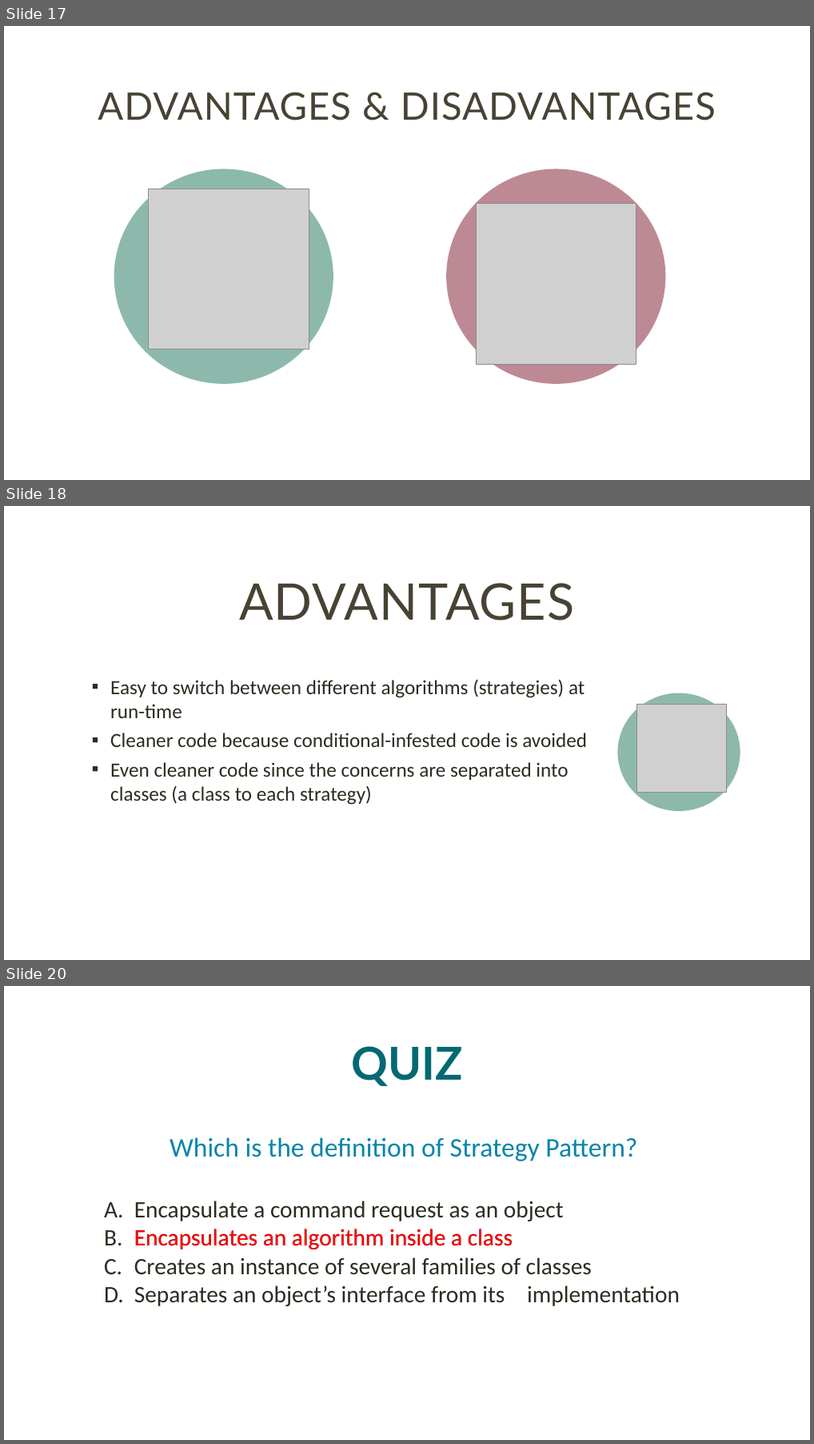
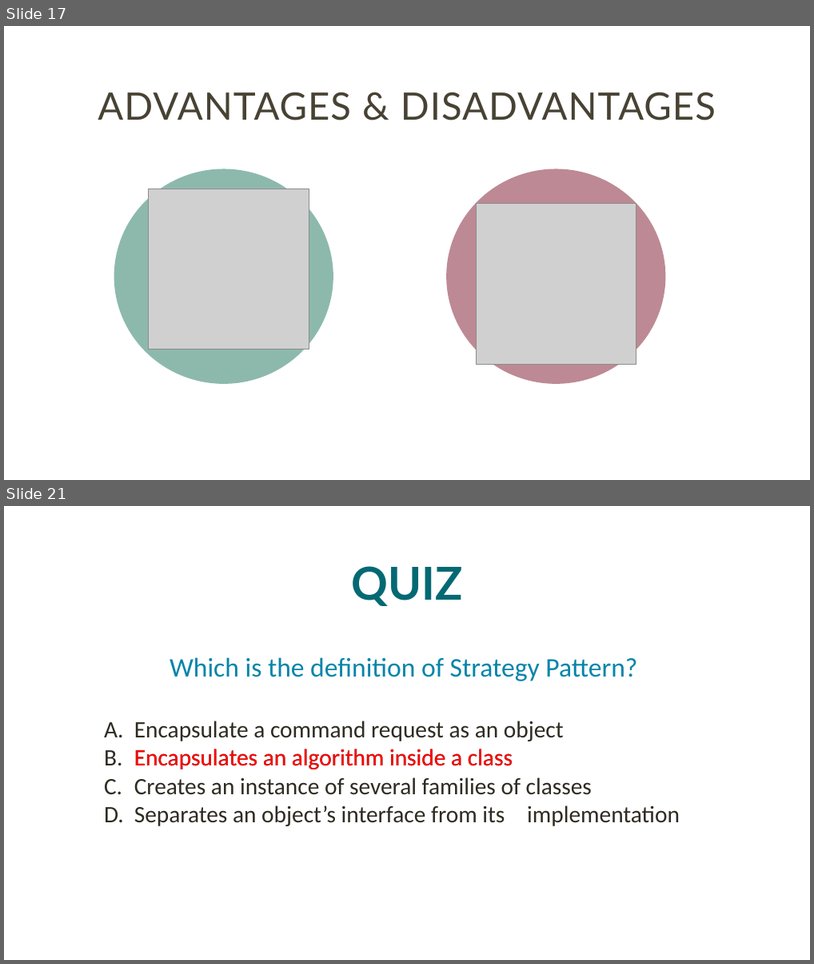
Before and after one commit to ntninh18/crossy-road, a slide deck: seminar/StrategyPattern.pptx. Shown one above the other, each under a label of ours: slides 17, 18 and 20 before the commit, slides 17 and 21 after it; the slides between them are not shown. The pictures are 814x1444 and 814x964 pixels, drawn with LibreOffice and Linux fonts; fonts in the diff are those of the drawing; grey boxes stand for pictures. Boxes give left, top, right and bottom in pixels: in the first picture for what was removed or moved away, otherwise in the second. Text is boxed around its words. In the diff, an @@ line names an element or a change of style, - is before the commit and + after.

```diff
--- a/seminar/StrategyPattern.pptx
+++ b/seminar/StrategyPattern.pptx
@@ slide 18 removed at bbox=[4, 506, 810, 960], background #FFFFFF @@
@@ title removed at bbox=[239, 583, 574, 620] @@
-ADVANTAGES
@@ text removed at bbox=[110, 679, 587, 804] @@
-▪ Easy to switch between different algorithms (strategies) at run-time
-▪ Cleaner code because conditional-infested code is avoided
-▪ Even cleaner code since the concerns are separated into classes (a class to each strategy)
@@ ellipse removed at bbox=[618, 693, 741, 811] @@
@@ picture removed at bbox=[638, 704, 727, 792] @@
@@ what was slide 20 is now slide 21 @@
```
Also in this commit, not shown: 1 slide changed, 2 slides added.
